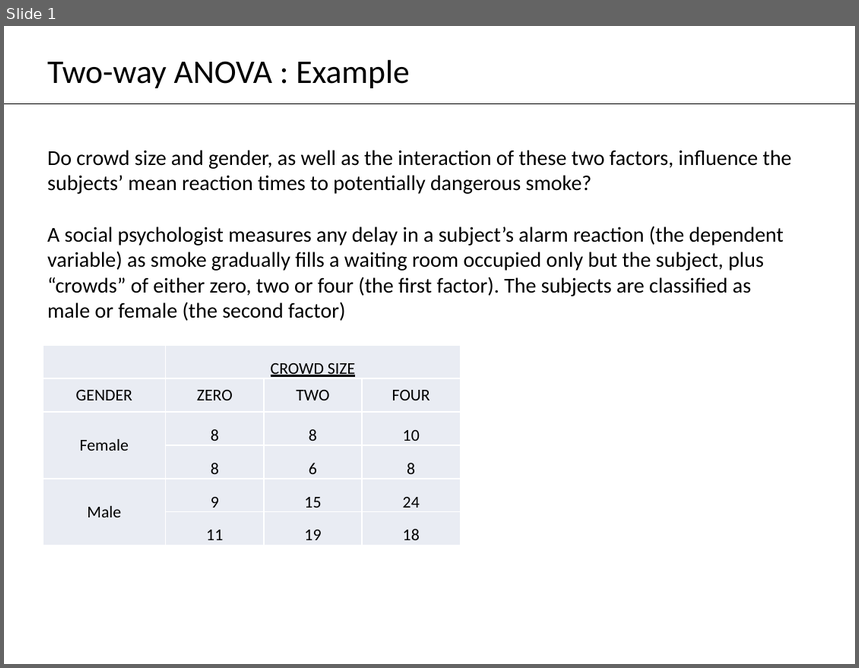
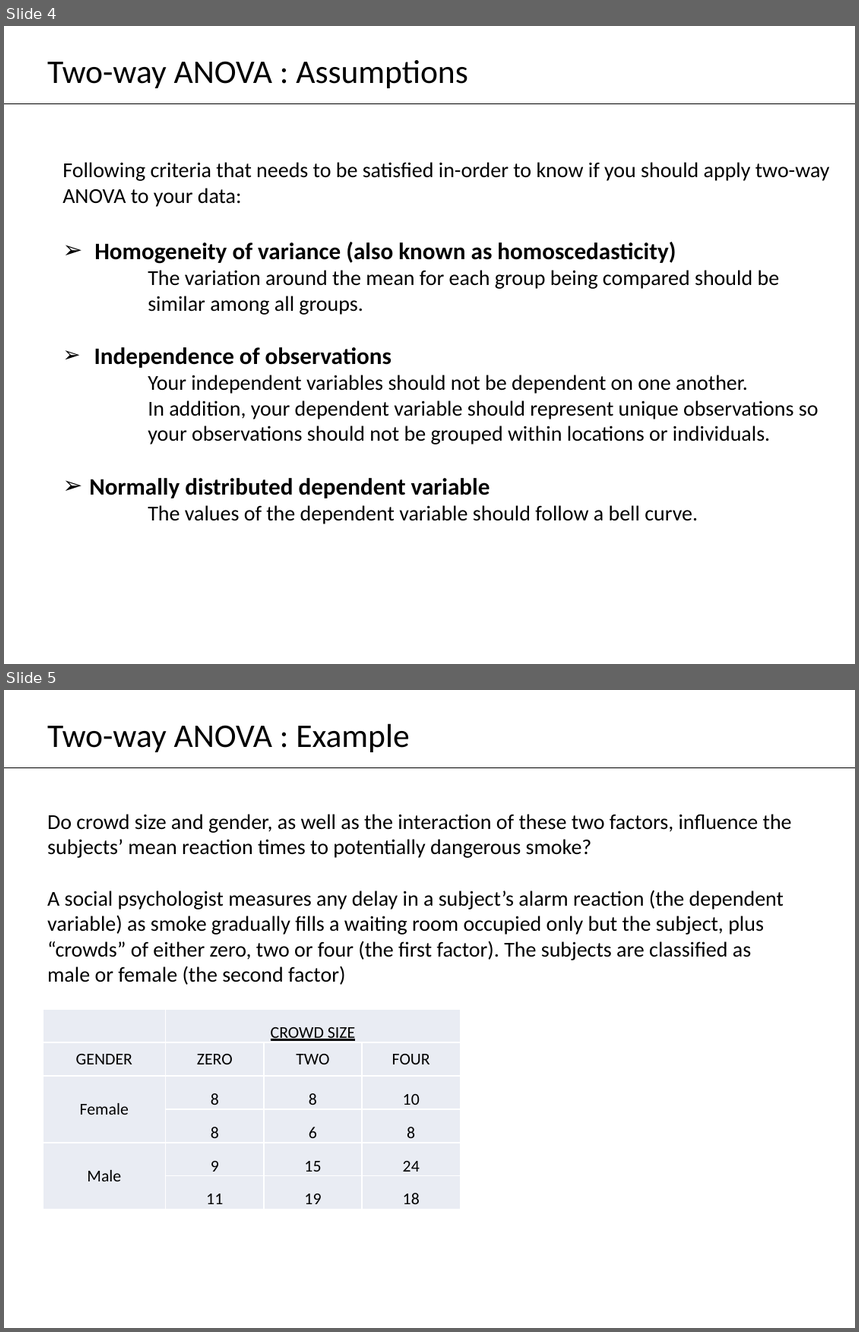
Before and after one commit to edsonfajilagot/pupmas-dp, a slide deck: g3_report/two-way-anova.pptx. Shown one above the other, each under a label of ours: slide 1 before the commit, slides 4 and 5 after it. The pictures are 859x668 and 859x1332 pixels, drawn with LibreOffice and Linux fonts; fonts in the diff are those of the drawing. Boxes give left, top, right and bottom in pixels: in the first picture for what was removed or moved away, otherwise in the second. Text is boxed around its words. In the diff, an @@ line names an element or a change of style, - is before the commit and + after.

```diff
--- a/g3_report/two-way-anova.pptx
+++ b/g3_report/two-way-anova.pptx
@@ slide 4 added at (4, 26, 855, 664), background #FFFFFF @@
@@ text added at (47, 60, 468, 88), 28 pt, text #000000 @@
+Two-way ANOVA : Assumptions
@@ line added from (4, 104) to (855, 104), #000000 0.75 pt @@
@@ text added at (63, 162, 830, 525), 18 pt, text #000000 @@
+  Following criteria that needs to be satisfied in-order to know if you should apply two-way ANOVA to your data:
+  ➢ Homogeneity of variance (also known as homoscedasticity)
+      The variation around the mean for each group being compared should be similar among all groups.
+  ➢ Independence of observations
+      Your independent variables should not be dependent on one another.
+      In addition, your dependent variable should represent unique observations so your observations should not be grouped within locations or individuals.
+  ➢ Normally distributed dependent variable
+      The values of the dependent variable should follow a bell curve.
@@ what was slide 1 is now slide 5 @@
```
Also in this commit, not shown: 3 other slides added, 1 other file.
